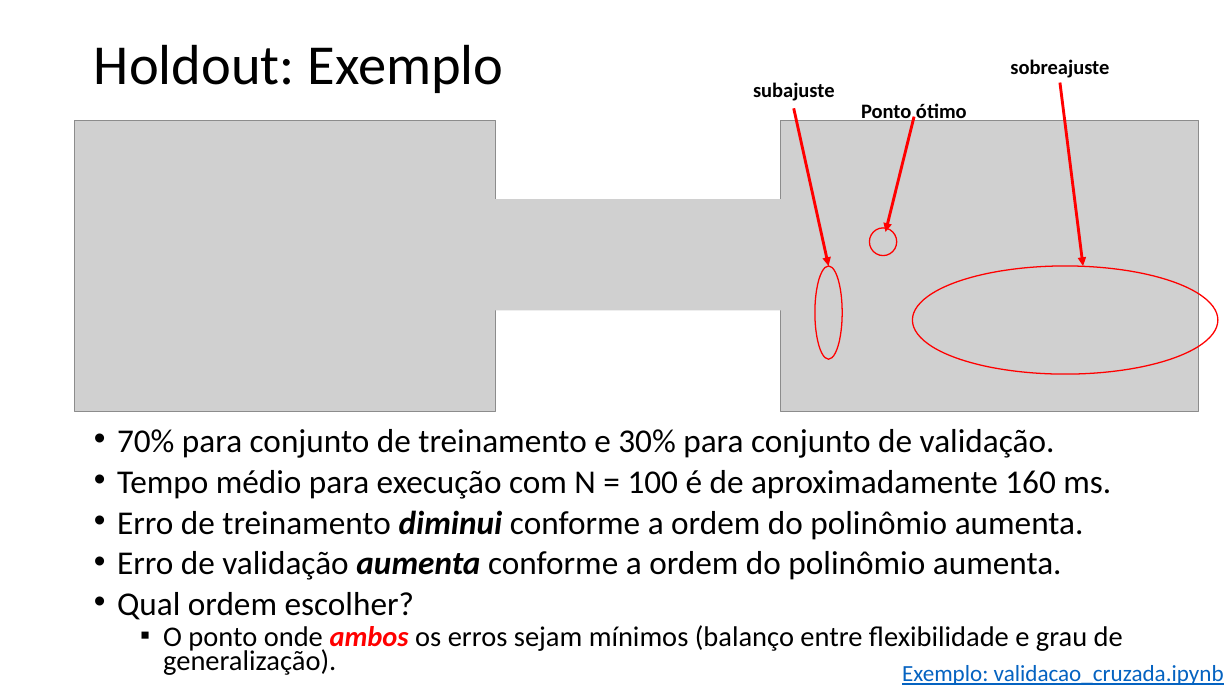
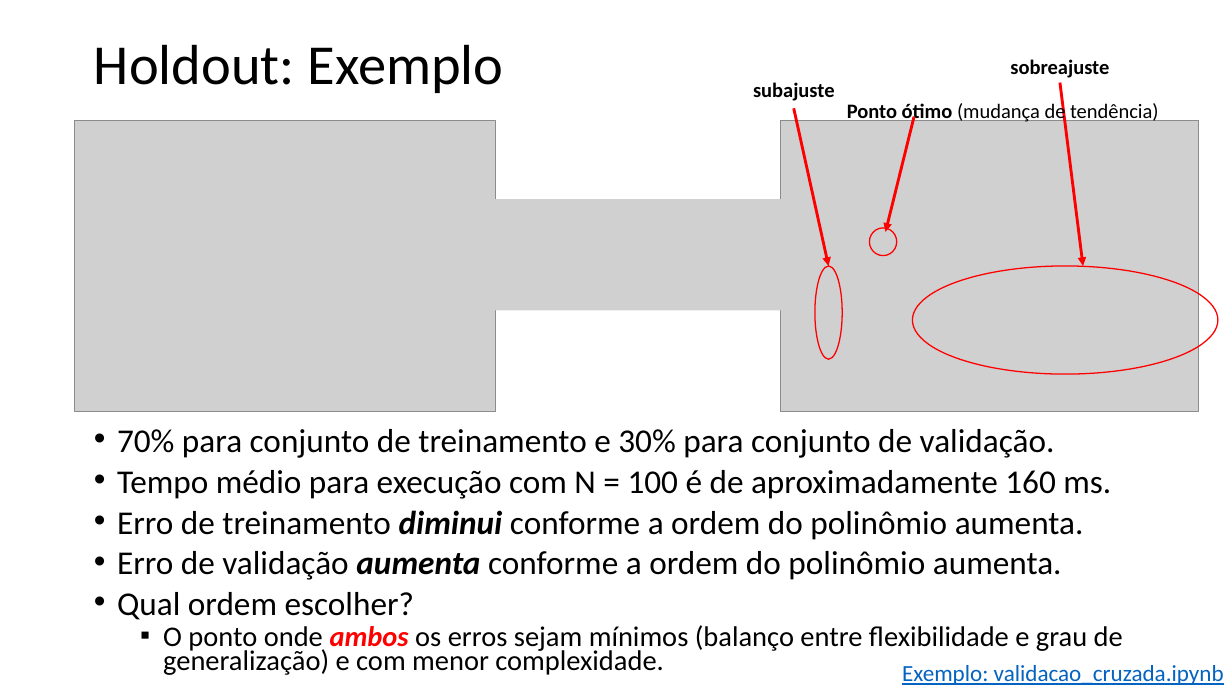
Before and after one commit to zz4fap/t319_aprendizado_de_maquina, a slide deck: slide 5 of slides/T319_Regressão_Linear (Parte V).pptx. Drawn at 1232x693 pixels with LibreOffice and Linux fonts; fonts in the diff are those of the drawing; grey boxes stand for pictures. Boxes give left, top, right and bottom in pixels: in the first picture for what was removed or moved away, otherwise in the second. Text is boxed around its words. In the diff, an @@ line names an element or a change of style, - is before the commit and + after.

```diff
--- a/slides/T319_Regressão_Linear (Parte V).pptx
+++ b/slides/T319_Regressão_Linear (Parte V).pptx
@@ text at [847, 101, 1159, 124]: text changed; bold off @@
-Ponto ótimo
+Ponto ótimo (mudança de tendência)
@@ text at [163, 625, 1123, 675]: text changed @@
-  ▪ O ponto onde ambos os erros sejam mínimos (balanço entre flexibilidade e grau de generalização).
+  ▪ O ponto onde ambos os erros sejam mínimos (balanço entre flexibilidade e grau de generalização) e com menor complexidade.
```
Also in this commit, not shown: 9 other slides changed, 7 other files.
